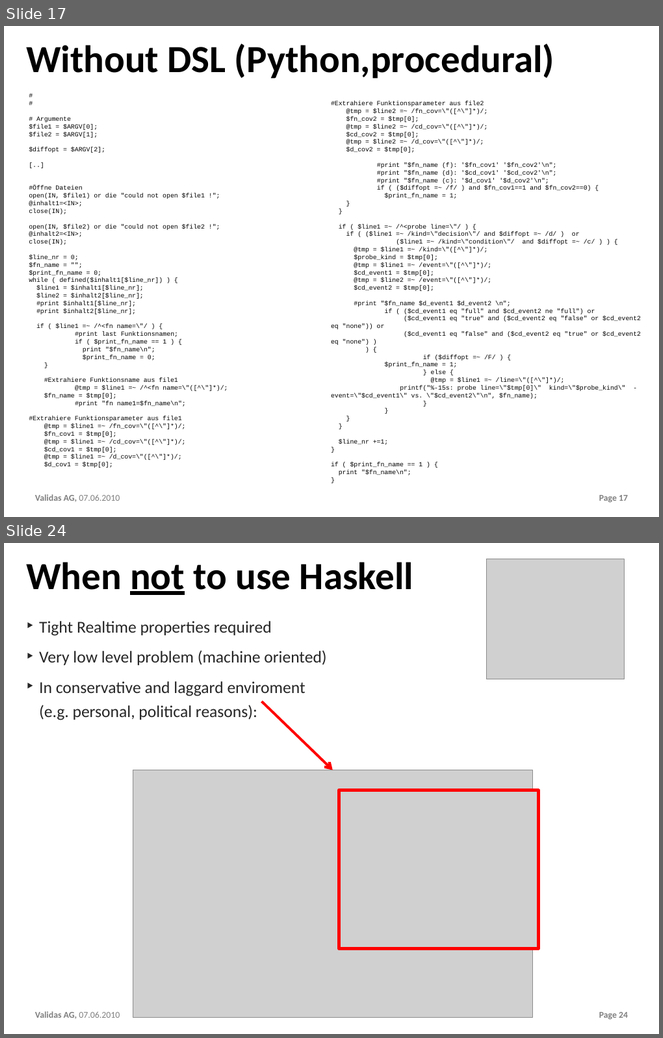
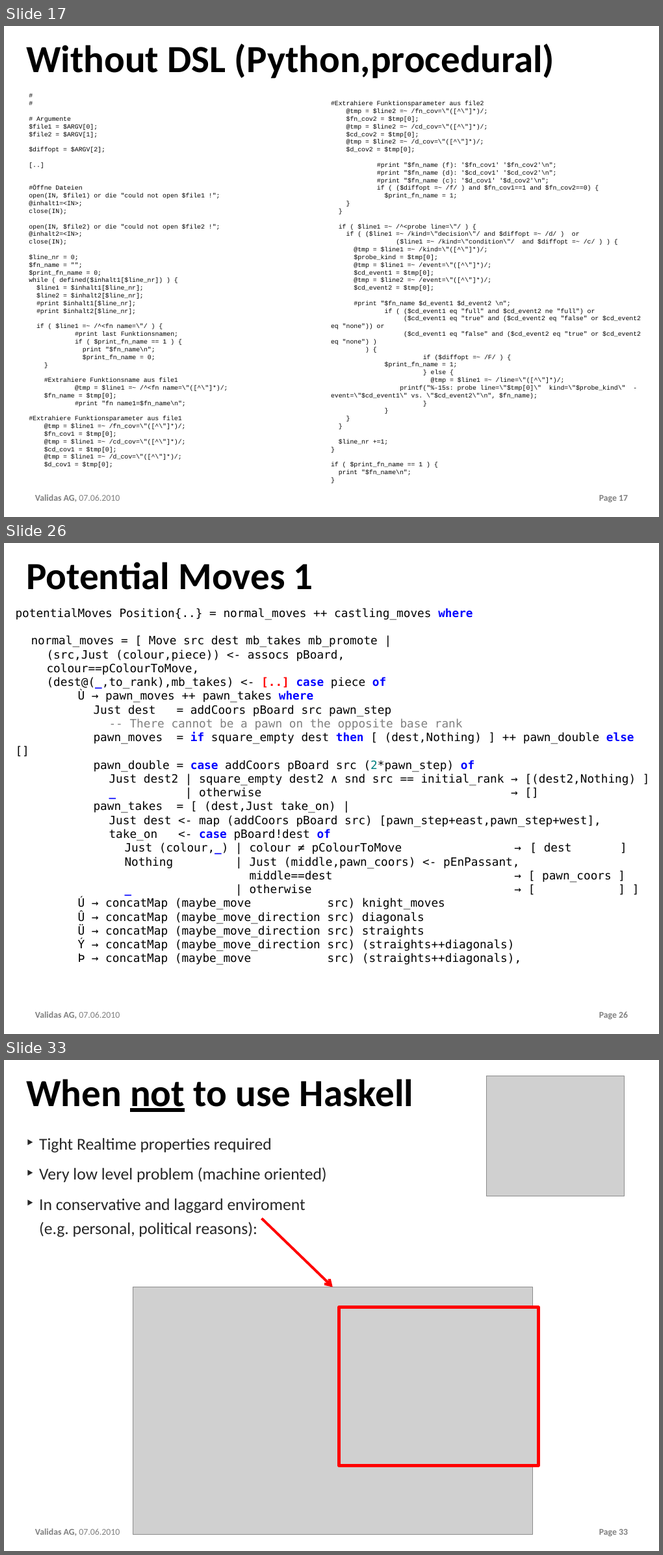
Before and after one commit to theoremprover/chess, a slide deck: ppt/Chess200.pptx. Shown one above the other, each under a label of ours: slides 17 and 24 before the commit, slides 17, 26 and 33 after it; the slides between them are not shown. The pictures are 663x1038 and 663x1555 pixels, drawn with LibreOffice and Linux fonts; fonts in the diff are those of the drawing; grey boxes stand for pictures; background and template pictures are left out. Boxes give left, top, right and bottom in pixels: in the first picture for what was removed or moved away, otherwise in the second. Text is boxed around its words. In the diff, an @@ line names an element or a change of style, - is before the commit and + after.

```diff
--- a/ppt/Chess200.pptx
+++ b/ppt/Chess200.pptx
@@ slide 26 added at <box>4,543,659,1034</box>, background #FFFFFF; not listed: 2 template elements that a slide beside it also shows @@
@@ title added at <box>26,562,313,590</box>, 60 pt, text #000000, bold @@
+Potential Moves 1
@@ text added at <box>16,608,636,965</box>, 18 pt, text #000000 @@
+potentialMoves Position{..} = normal_moves ++ castling_moves where
+normal_moves = [ Move src dest mb_takes mb_promote |
+(src,Just (colour,piece)) <- assocs pBoard,
+colour==pColourToMove,
+(dest@(_,to_rank),mb_takes) <- [..] case piece of
+Ù → pawn_moves ++ pawn_takes where
+Just dest = addCoors pBoard src pawn_step
+-- There cannot be a pawn on the opposite base rank
+pawn_moves = if square_empty dest then [ (dest,Nothing) ] ++ pawn_double else []
+pawn_double = case addCoors pBoard src (2*pawn_step) of
+Just dest2 | square_empty dest2 ∧ snd src == initial_rank → [(dest2,Nothing) ]
+_ | otherwise → []
+pawn_takes = [ (dest,Just take_on) |
+Just dest <- map (addCoors pBoard src) [pawn_step+east,pawn_step+west],
+take_on <- case pBoard!dest of
+Just (colour,_) | colour ≠ pColourToMove → [ dest ]
+Nothing | Just (middle,pawn_coors) <- pEnPassant,
+middle==dest → [ pawn_coors ]
+_ | otherwise → [ ] ]
+Ú → concatMap (maybe_move src) knight_moves
+Û → concatMap (maybe_move_direction src) diagonals
+Ü → concatMap (maybe_move_direction src) straights
+Ý → concatMap (maybe_move_direction src) (straights++diagonals)
+Þ → concatMap (maybe_move src) (straights++diagonals),
@@ what was slide 24 is now slide 33 @@
@@ page number at <box>599,1529,628,1536</box>: text changed @@
-Page 24
+Page 33
```
Also in this commit, not shown: 6 slides changed, 8 other slides added, 2 other files.
